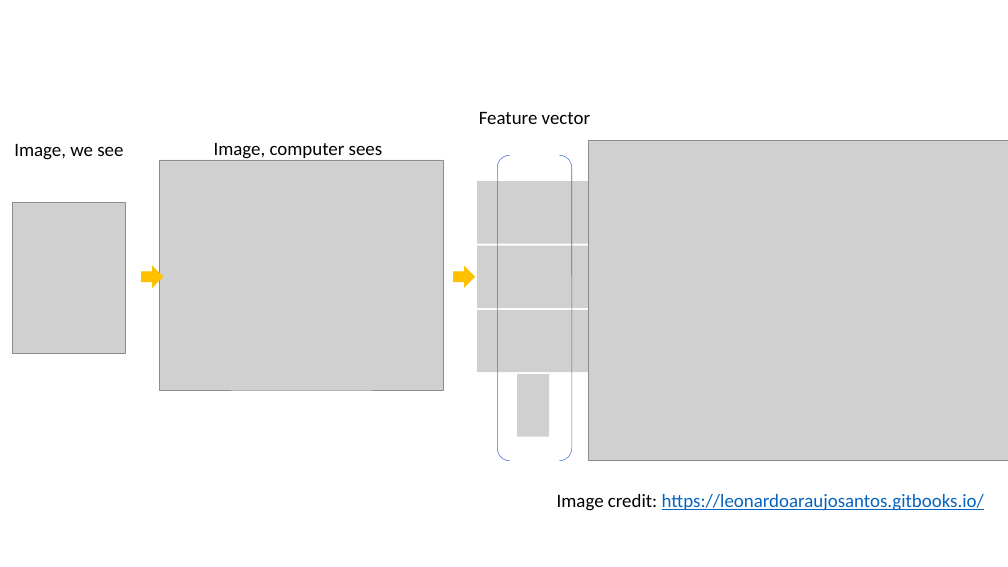
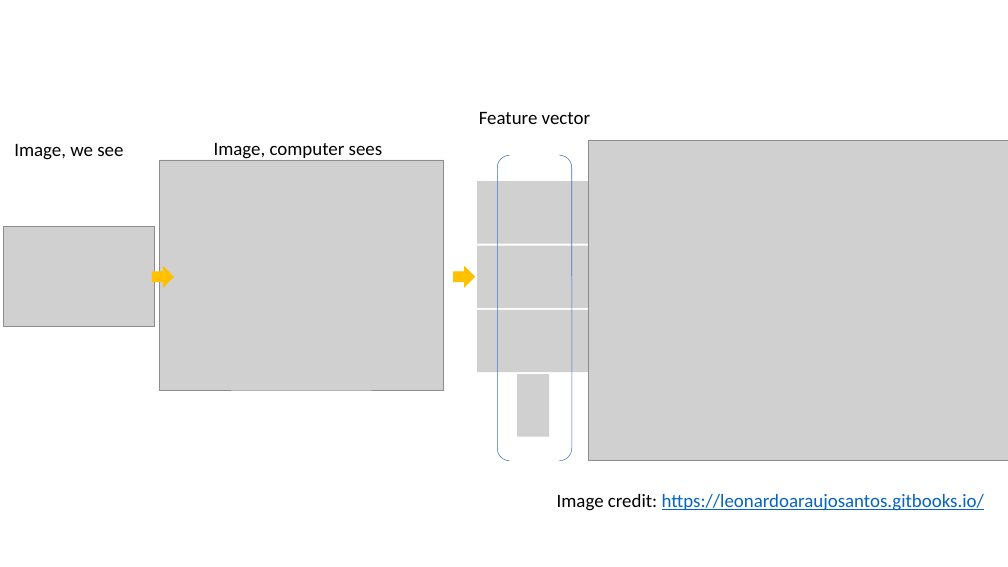
Before and after one commit to shauryajauhari/MachineLearning, a slide deck: slide 1 of Machine_Learning_Deep_Learning/props/Theme_Workflow.pptx. Drawn at 1008x567 pixels with LibreOffice and Linux fonts; fonts in the diff are those of the drawing; grey boxes stand for pictures. Boxes give left, top, right and bottom in pixels: in the first picture for what was removed or moved away, otherwise in the second. Text is boxed around its words. In the diff, an @@ line names an element or a change of style, - is before the commit and + after.

```diff
--- a/Machine_Learning_Deep_Learning/props/Theme_Workflow.pptx
+++ b/Machine_Learning_Deep_Learning/props/Theme_Workflow.pptx
@@ picture at [4,227,154,327]: rotation 90 to 0 degrees @@
@@ right arrow: place and size @@
-right arrow at [142,267,163,287]
+right arrow at [153,267,174,287]
```
Also in this commit, not shown: 6 other files.
